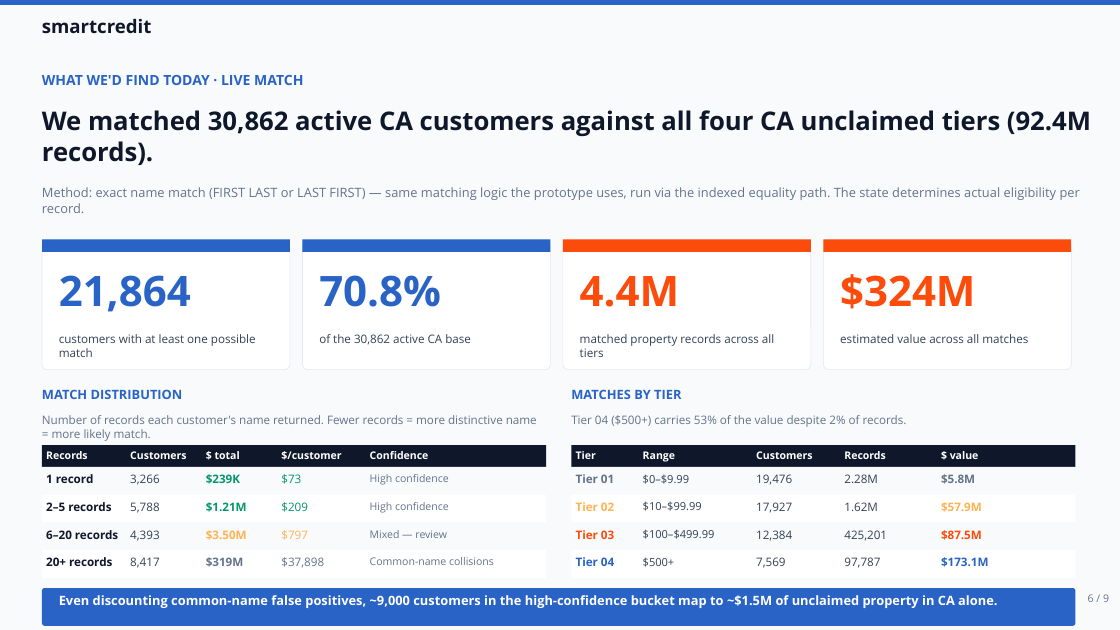
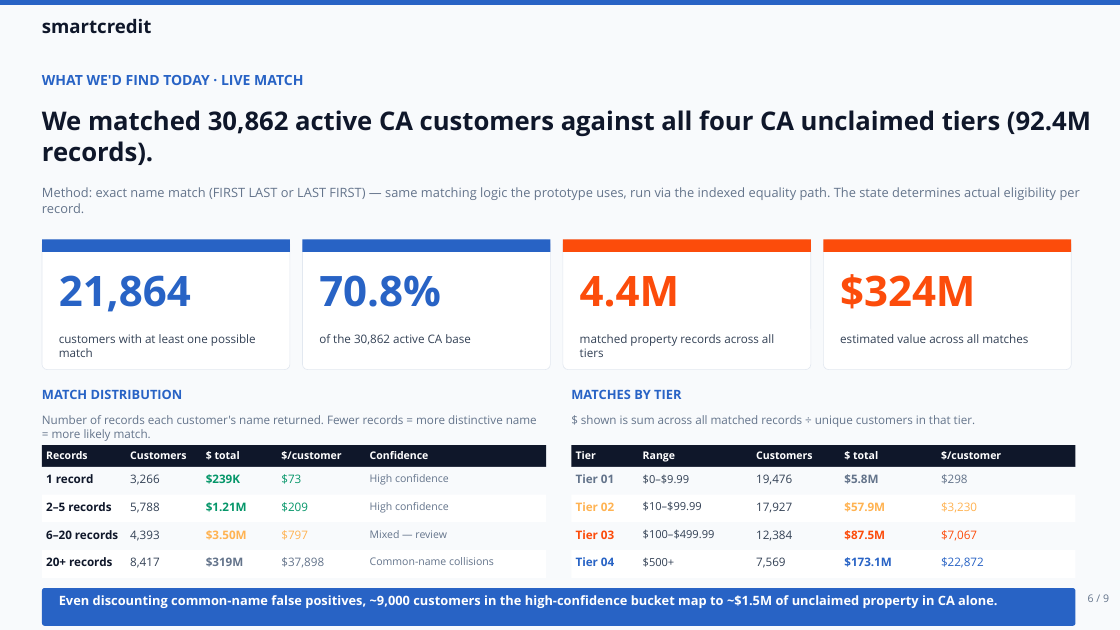
Before and after one commit to ahmedyassineconsumerdirect/cd-getmymoney, a slide deck: slide 6 of myReclaim-Exec-Deck.pptx. Drawn at 1120x630 pixels with LibreOffice and Linux fonts; fonts in the diff are those of the drawing. Boxes give left, top, right and bottom in pixels: in the first picture for what was removed or moved away, otherwise in the second. Text is boxed around its words. In the diff, an @@ line names an element or a change of style, - is before the commit and + after.

```diff
--- a/myReclaim-Exec-Deck.pptx
+++ b/myReclaim-Exec-Deck.pptx
@@ text at [581, 415, 975, 427]: text changed @@
-Tier 04 ($500+) carries 53% of the value despite 2% of records.
+$ shown is sum across all matched records ÷ unique customers in that tier.
@@ text "$5.8M": place and size @@
-text "$5.8M" at [941, 474, 975, 484]
+text "$5.8M" at [844, 474, 878, 484]
@@ text removed at [844, 474, 878, 483] @@
-2.28M
@@ text at [853, 451, 878, 459]: text changed @@
-Records
+$ total
@@ text at [941, 451, 1001, 460]: text changed @@
-$ value
+$/customer
@@ text added at [941, 474, 968, 484], 10 pt, text #64748B @@
+$298
@@ text "$57.9M": place and size @@
-text "$57.9M" at [941, 502, 982, 512]
+text "$57.9M" at [844, 502, 885, 512]
@@ text removed at [844, 502, 878, 511] @@
-1.62M
@@ text added at [941, 502, 977, 512], 10 pt, text #FFB352 @@
+$3,230
@@ text "$87.5M": place and size @@
-text "$87.5M" at [941, 530, 982, 540]
+text "$87.5M" at [844, 530, 885, 540]
@@ text removed at [844, 530, 887, 541] @@
-425,201
@@ text added at [941, 530, 977, 541], 10 pt, text #FC4C0B @@
+$7,067
@@ text "$173.1M": place and size @@
-text "$173.1M" at [941, 557, 988, 567]
+text "$173.1M" at [844, 557, 891, 567]
@@ text removed at [844, 557, 880, 568] @@
-97,787
@@ text added at [941, 557, 984, 568], 10 pt, text #2863C5 @@
+$22,872
```
Also in this commit, not shown: 1 other file.
